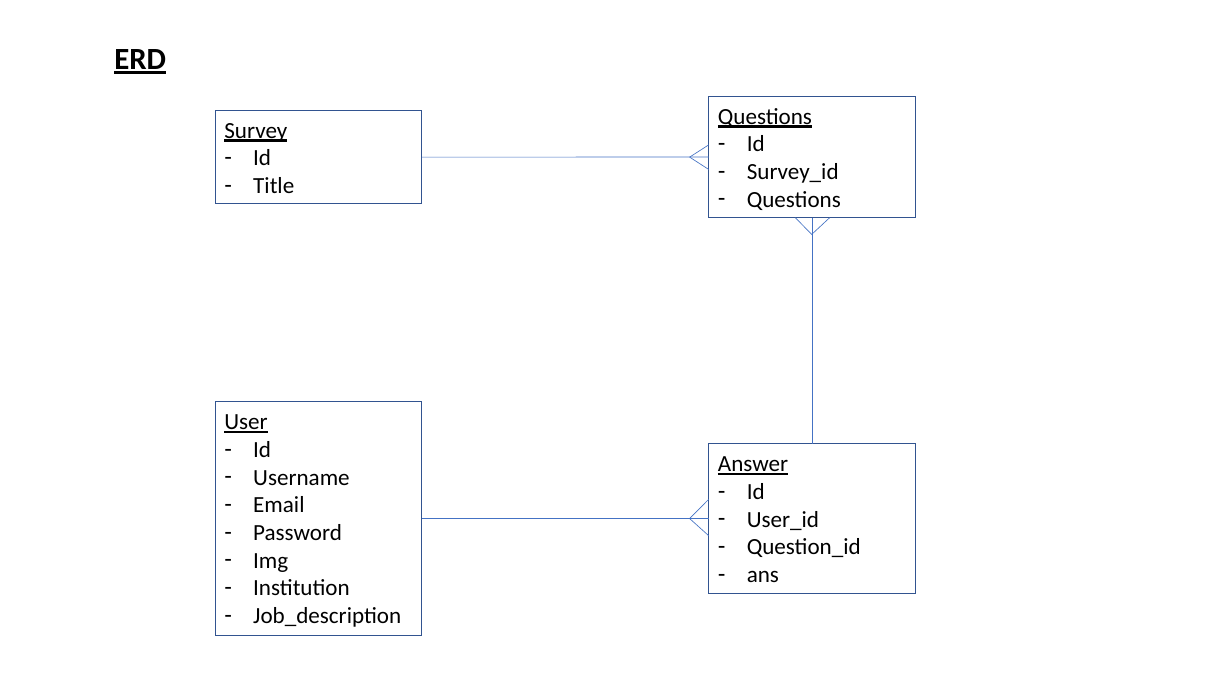
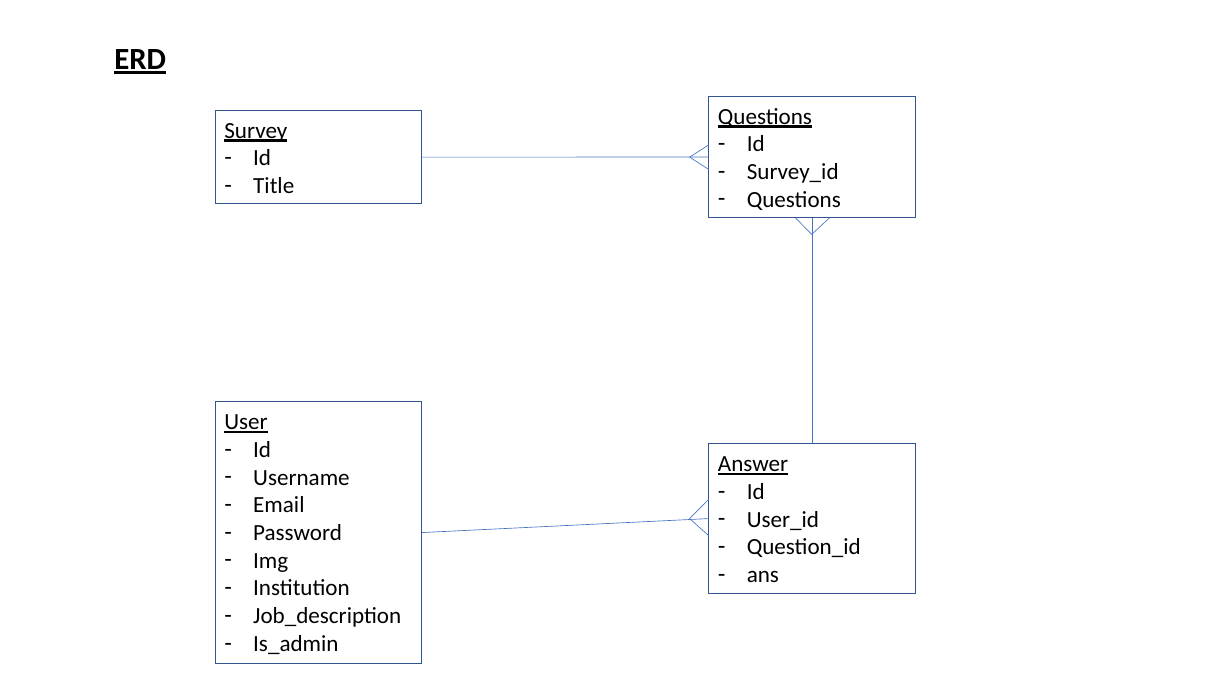
Before and after one commit to ElaineChoo/project2, a slide deck: slide 7 of pre-project/Wireframe & ERD.pptx. Drawn at 1232x693 pixels with LibreOffice and Linux fonts; fonts in the diff are those of the drawing. Boxes give left, top, right and bottom in pixels: in the first picture for what was removed or moved away, otherwise in the second. Text is boxed around its words. In the diff, an @@ line names an element or a change of style, - is before the commit and + after.

```diff
--- a/pre-project/Wireframe & ERD.pptx
+++ b/pre-project/Wireframe & ERD.pptx
@@ rectangle "User": place and size @@
-rectangle "User" at box(215, 402, 422, 635)
+rectangle "User" at box(215, 402, 422, 664)
@@ line moved from (422, 518) - (709, 518) to (422, 532) - (709, 518) @@
@@ text in rectangle at box(253, 635, 338, 654): paragraph added @@
+– Is_admin
```
Also in this commit, not shown: 1 other slide changed, 28 other files.
